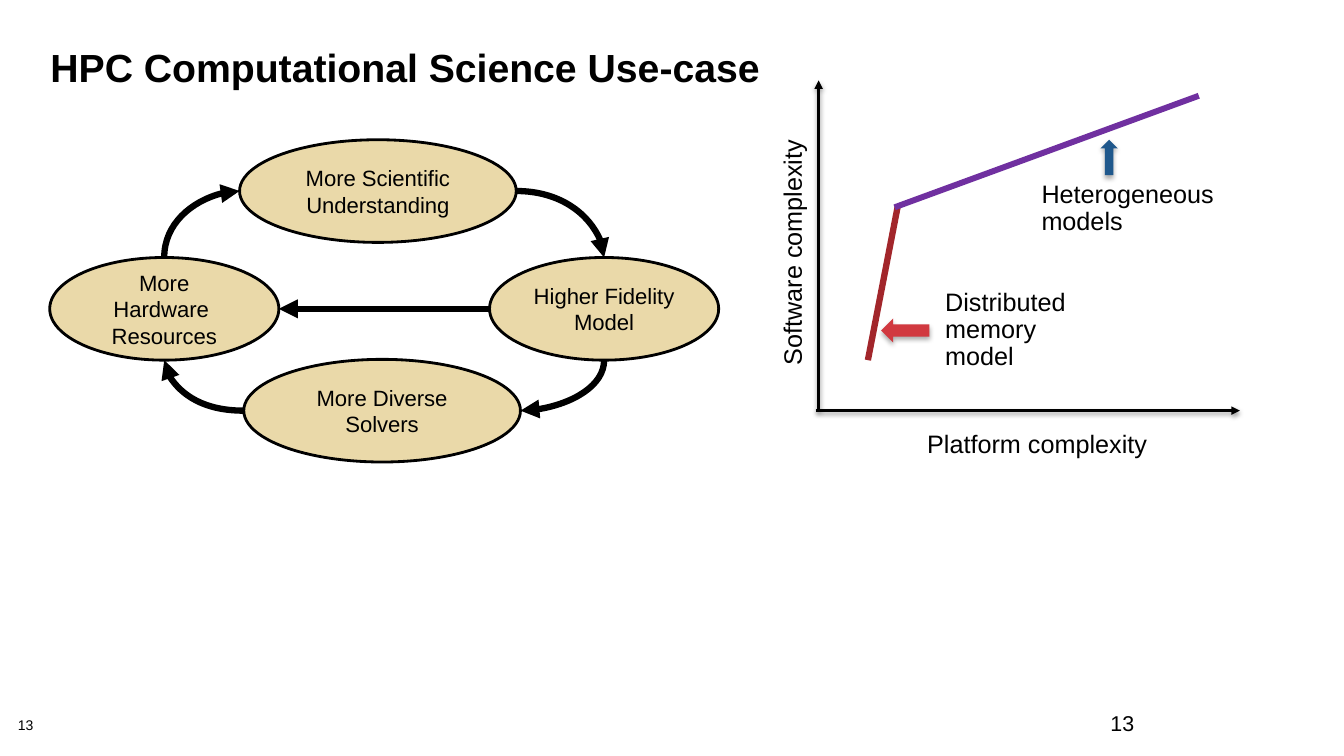
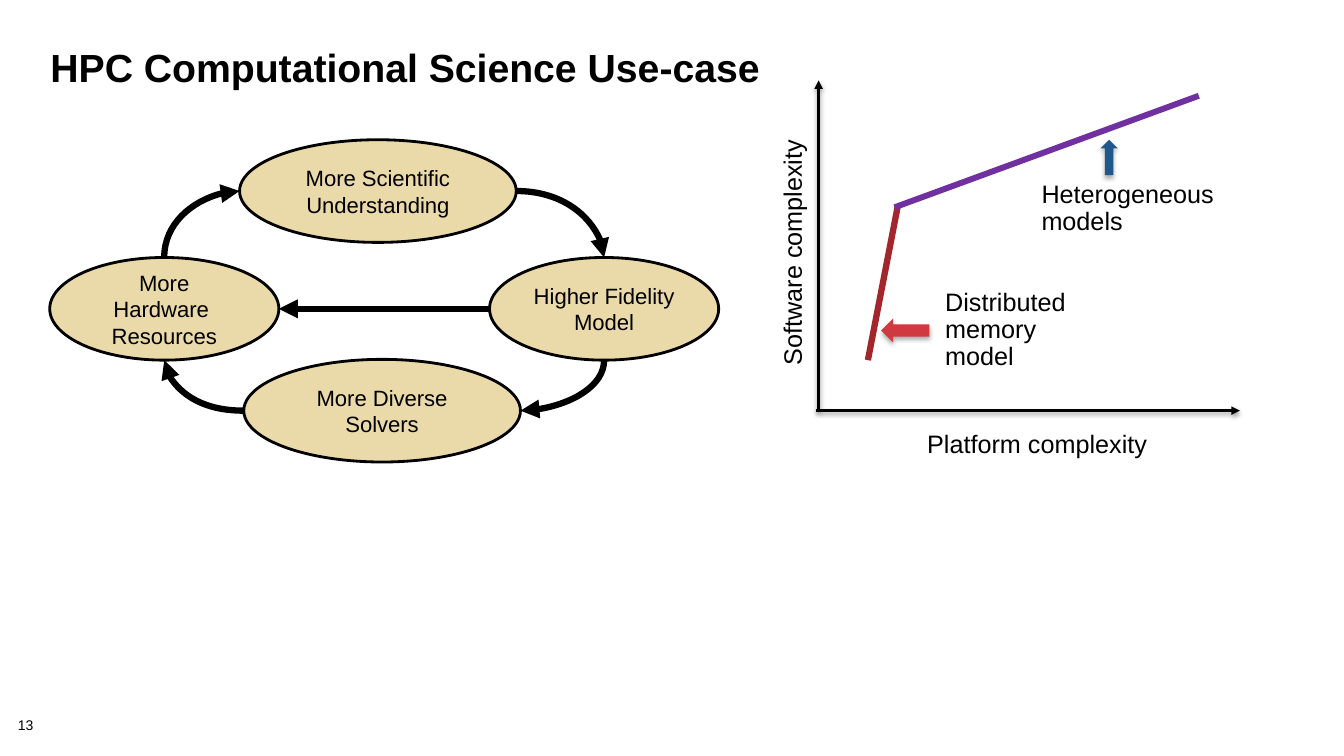
Before and after one commit to bssw-tutorial/presentations, a slide deck: slide 13 of final-presentations/2021-03-25-iss/05-design.pptx. Drawn at 1344x756 pixels with LibreOffice and Linux fonts; fonts in the diff are those of the drawing; background and template pictures are left out. Boxes give left, top, right and bottom in pixels: in the first picture for what was removed or moved away, otherwise in the second. Text is boxed around its words. In the diff, an @@ line names an element or a change of style, - is before the commit and + after.

```diff
--- a/final-presentations/2021-03-25-iss/05-design.pptx
+++ b/final-presentations/2021-03-25-iss/05-design.pptx
@@ page number removed at box(1110, 716, 1134, 732) @@
-13
```
Also in this commit, not shown: 2 other slides changed, 1 other file.
